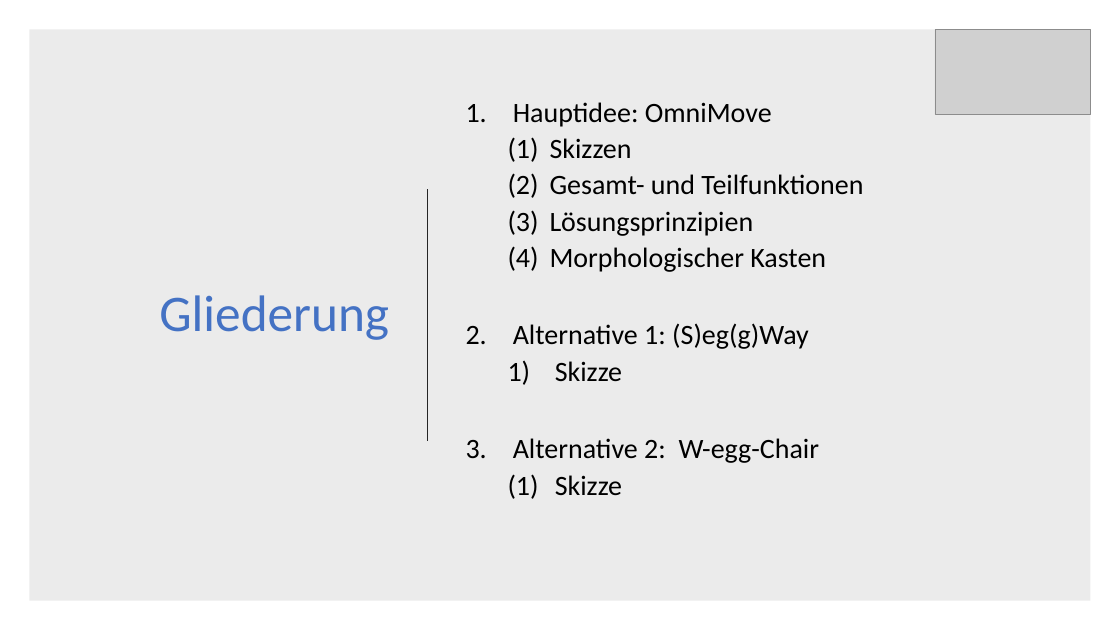
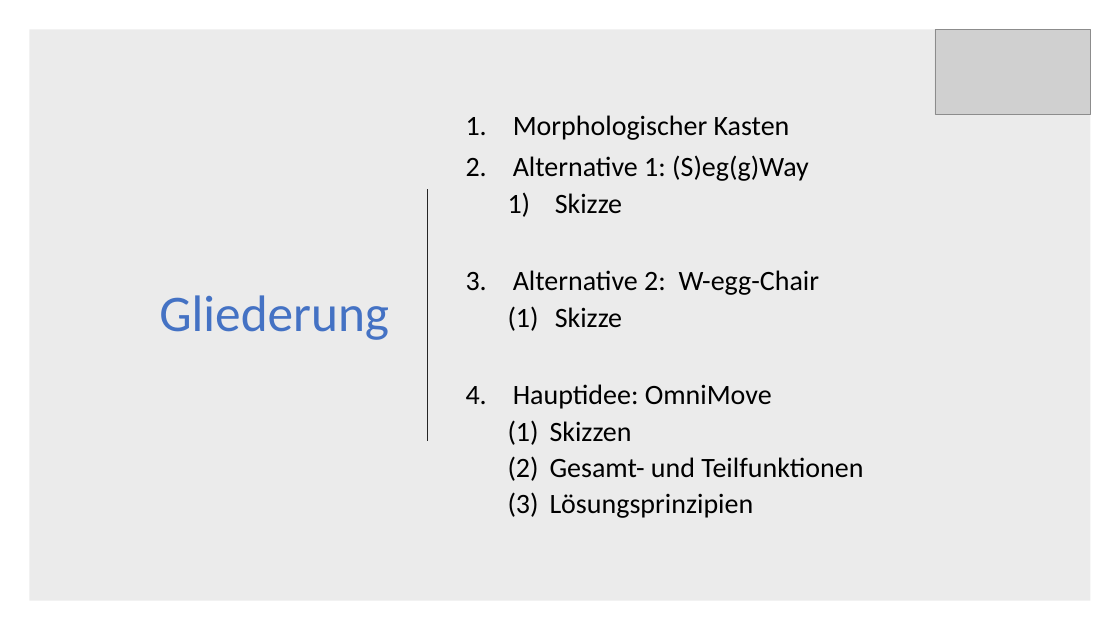
Before and after one commit to Khodii/OmniMoveCar, a slide deck: slide 2 of Praktikum Produktionstechnik M2.pptx. Drawn at 1120x630 pixels with LibreOffice and Linux fonts; fonts in the diff are those of the drawing; grey boxes stand for pictures. Boxes give left, top, right and bottom in pixels: in the first picture for what was removed or moved away, otherwise in the second. Text is boxed around its words. In the diff, an @@ line names an element or a change of style, - is before the commit and + after.

Commit message:
More presentation stuff

```diff
--- a/Praktikum Produktionstechnik M2.pptx
+++ b/Praktikum Produktionstechnik M2.pptx
@@ text at [513, 102, 863, 236]: paragraphs removed @@
-1. Hauptidee: OmniMove
-  (1) Skizzen
-  (2) Gesamt- und Teilfunktionen
-  (3) Lösungsprinzipien
@@ text at [513, 115, 790, 140]: bullet (1) to 1.; list level 2 to 1 in "Morphologischer Kasten" @@
@@ text at [513, 384, 863, 518]: paragraphs added @@
+4. Hauptidee: OmniMove
+  (1) Skizzen
+  (2) Gesamt- und Teilfunktionen
+  (3) Lösungsprinzipien
```
Also in this commit, not shown: 6 other slides changed, 1 slide added, 2 slides removed.
